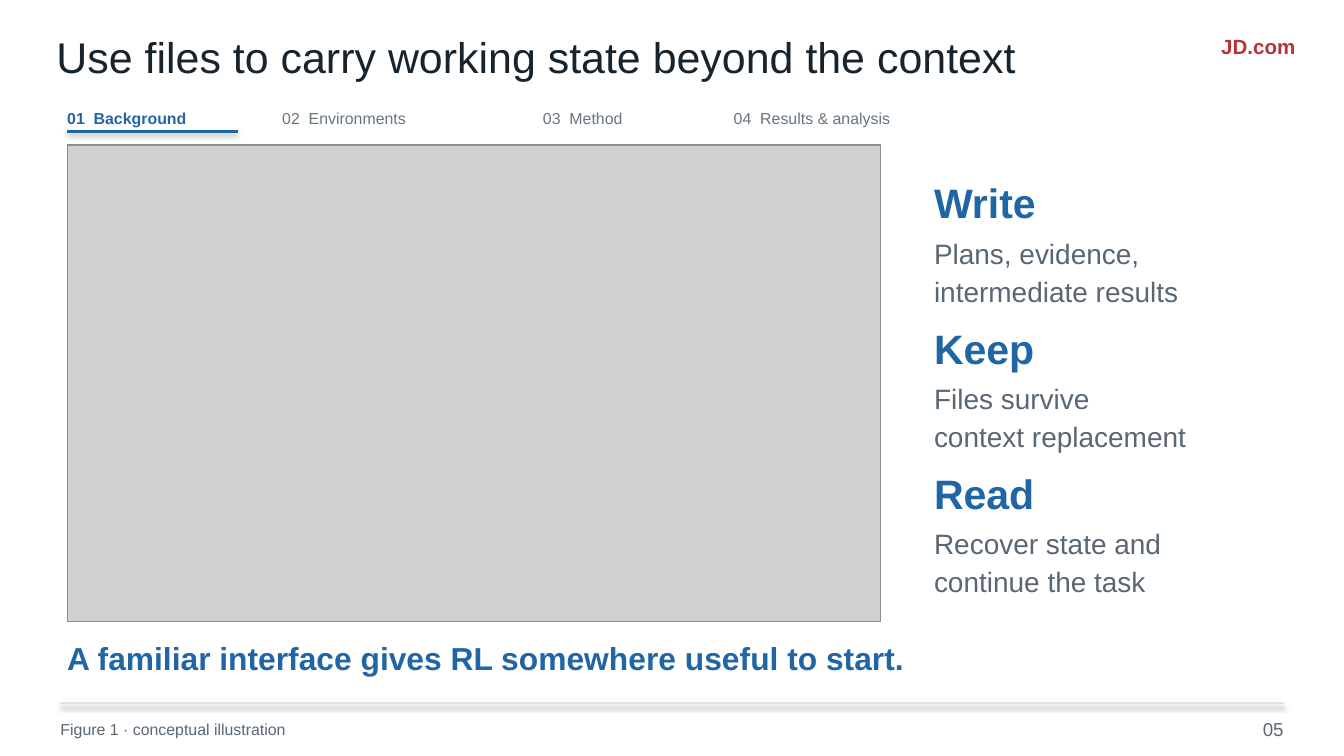
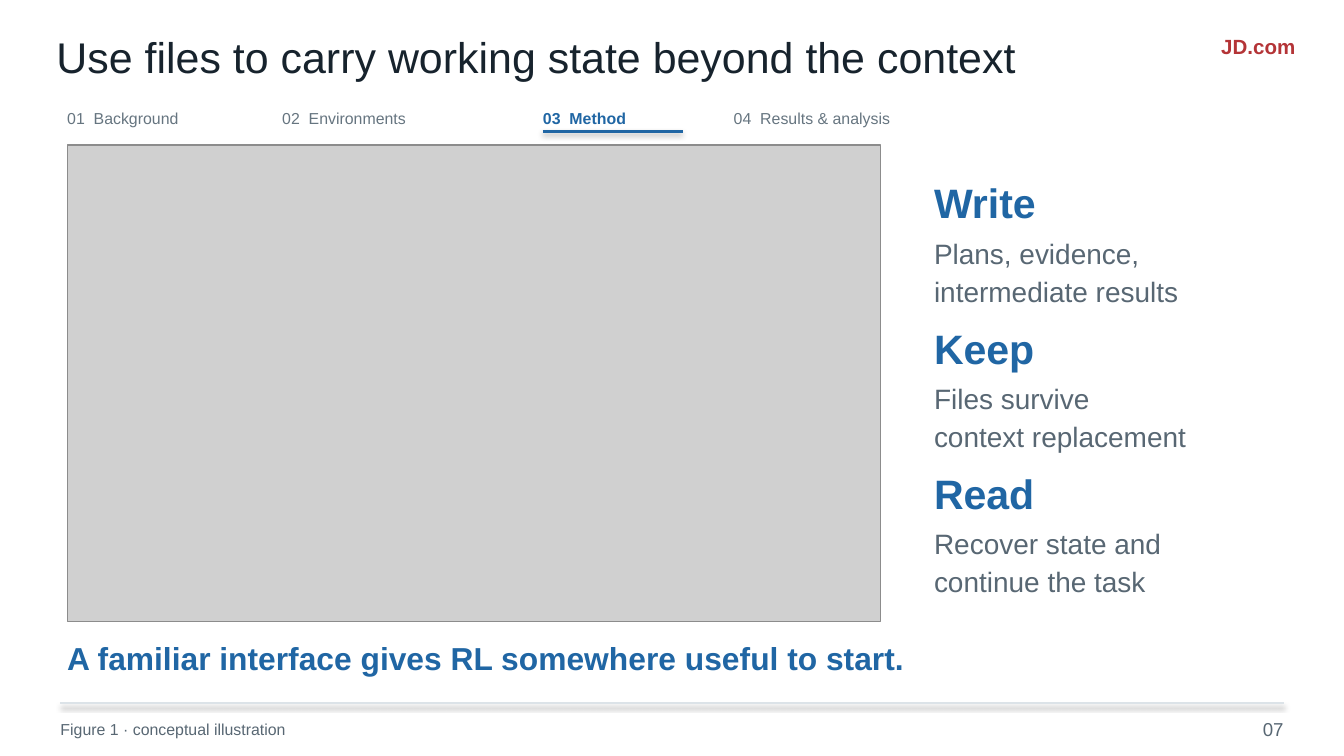
Before and after one commit to liruiluo/agentmemorygym, a slide deck: slide 7 of assets/slides/coding-agent-memory-post-training-slides.pptx (slide 5 before the commit). Drawn at 1344x756 pixels with LibreOffice and Linux fonts; fonts in the diff are those of the drawing; grey boxes stand for pictures. Boxes give left, top, right and bottom in pixels: in the first picture for what was removed or moved away, otherwise in the second. Text is boxed around its words. In the diff, an @@ line names an element or a change of style, - is before the commit and + after.

Commit message:
Build the CAMP background around the memory-learning problem

```diff
--- a/assets/slides/coding-agent-memory-post-training-slides.pptx
+++ b/assets/slides/coding-agent-memory-post-training-slides.pptx
@@ text "01 Background" at box(67, 112, 179, 127): text colour #2066A4 to #667580, bold off @@
@@ text "03 Method" at box(543, 112, 625, 124): text colour #667580 to #2066A4, bold on @@
@@ line moved from (67, 132) - (238, 132) to (543, 132) - (683, 132) @@
@@ text at box(1263, 723, 1284, 736): text changed @@
-05
+07
```
Also in this commit, not shown: 10 other slides changed, 2 slides added, 1 slide removed, 9 other files.
